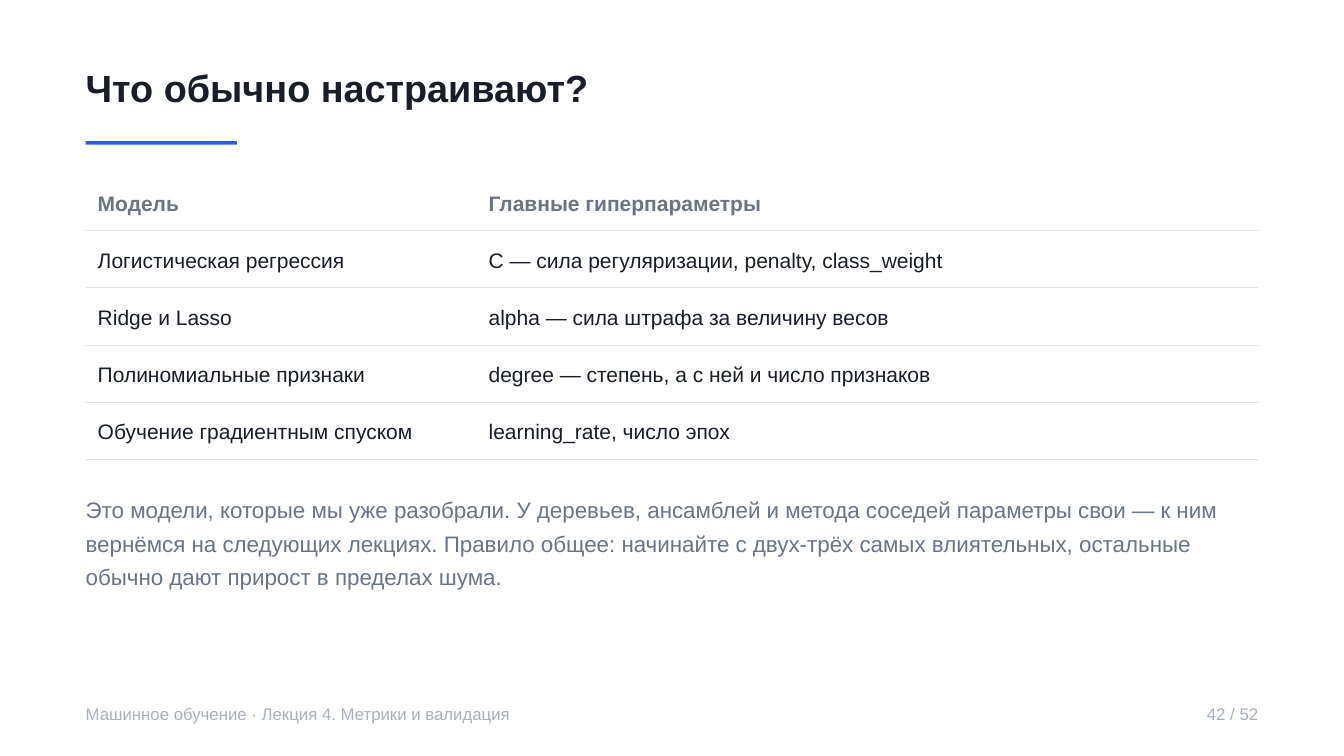
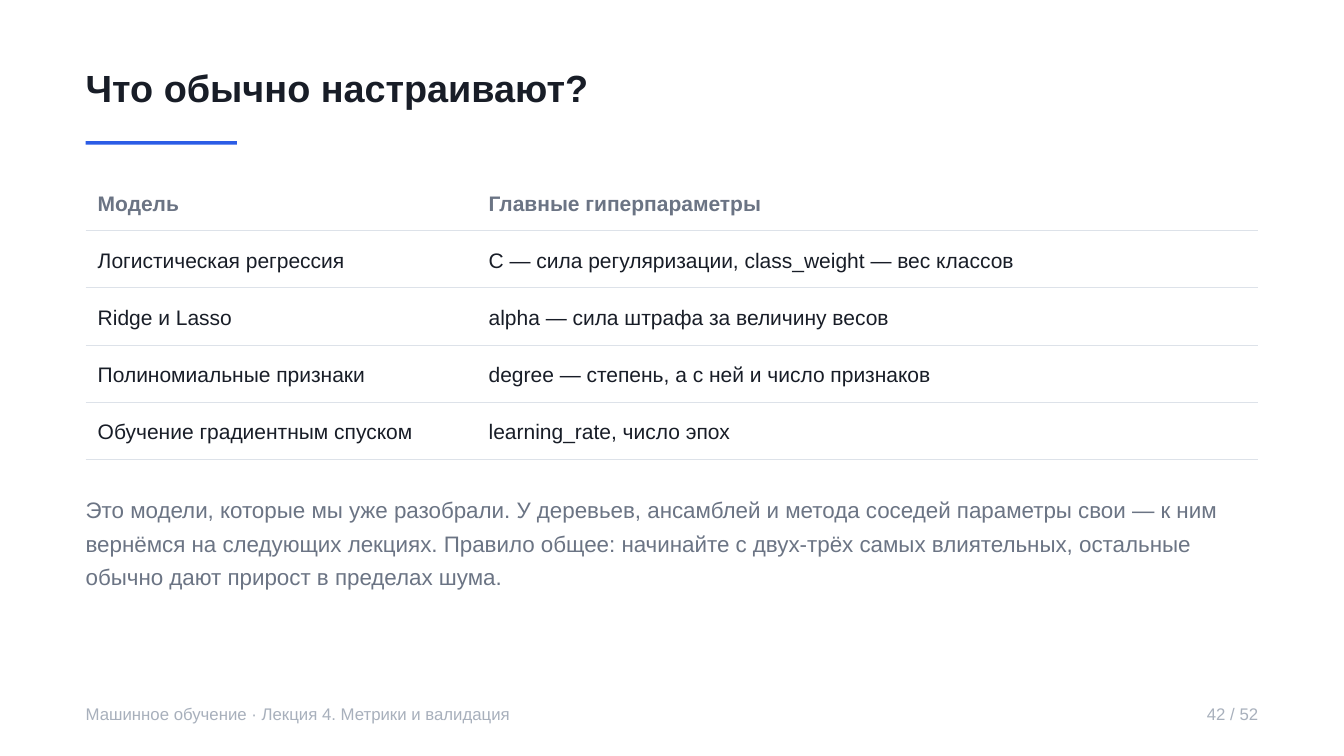
Before and after one commit to rustam-azimov/ml-course-spbu, a slide deck: slide 42 of lectures/lecture04.pptx. Drawn at 1344x756 pixels with LibreOffice and Linux fonts; fonts in the diff are those of the drawing. Boxes give left, top, right and bottom in pixels: in the first picture for what was removed or moved away, otherwise in the second. Text is boxed around its words. In the diff, an @@ line names an element or a change of style, - is before the commit and + after.

Commit message:
Лекция 4: примеры перебора на пайплайне, без устаревшего penalty

```diff
--- a/lectures/lecture04.pptx
+++ b/lectures/lecture04.pptx
@@ table at box(86, 173, 1259, 460) @@
-row 2, column 2: C — сила регуляризации, penalty, class_weight
+row 2, column 2: C — сила регуляризации, class_weight — вес классов
```
Also in this commit, not shown: 2 other slides changed.
